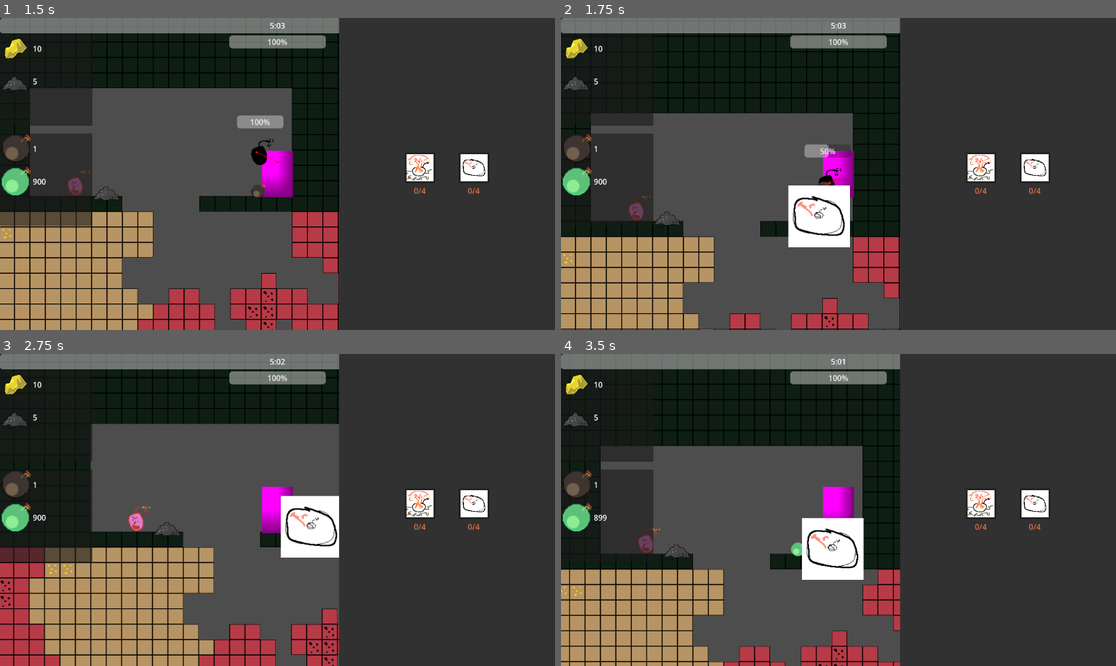
Above: before the commit, frames 1-4 (two rows, left to right).
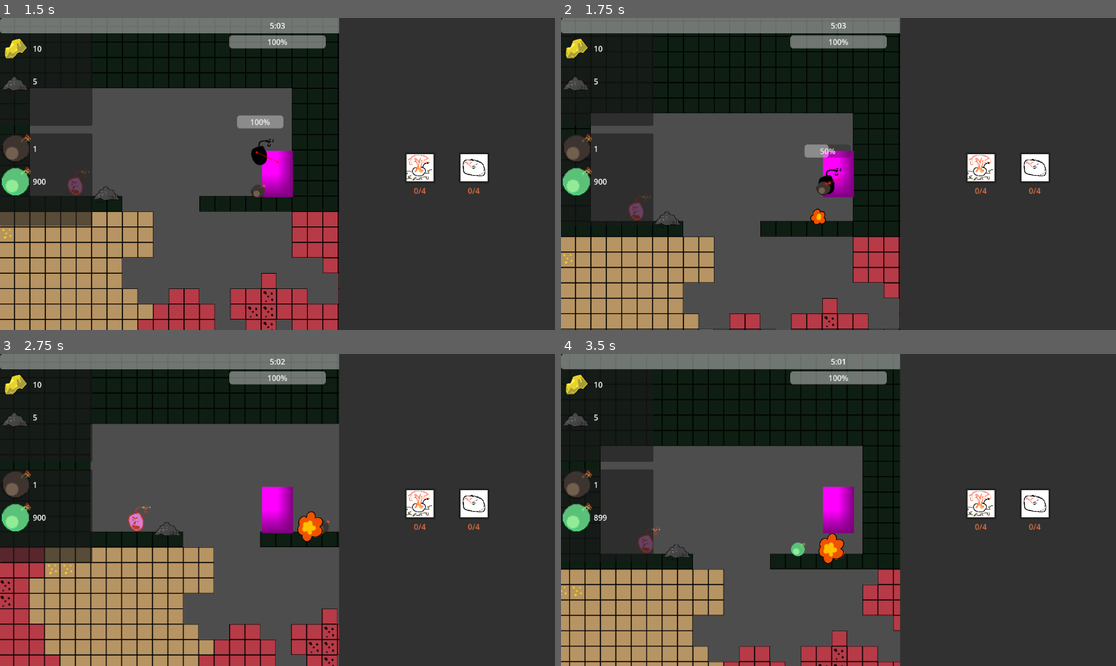
Above: after the commit, the same moments.

Repository: DevFTB/LD57
Game: Godot game, scene res://game.tscn
Two runs of this game, one before a commit and one after it. Both use one fixed random seed, a clock stepped at 60 frames per second and the inputs below. Sound files missing from this copy of the repository are replaced by a short silence.
Inputs (mouse positions are in pixels of both pictures, inside the frame that each line leads up to):
- Up to frame 1 (1.5 s): move the mouse to (399, 158) at 0.52 s; hold D (move_right) from 0.53 s (still down); click (399, 158) at 0.6 s; tap W (jump) at 0.77 s; move the mouse to (166, 189) at 1.27 s; tap E (interact) at 1.35 s
- Up to frame 2 (1.75 s): keep holding D (move_right); tap W (jump) at 1.52 s; click (727, 189) at 1.55 s
- Up to frame 3 (2.75 s): move the mouse to (333, 441) at 2.02 s; release D (move_right) at 2.03 s; hold A (move_left) from 2.03 s (still down); hold 1 (select_bomb_1) from 2.03 s (still down); click (333, 441) at 2.3 s
- Up to frame 4 (3.5 s): move the mouse to (810, 572) at 2.77 s; release A (move_left) at 2.78 s; release 1 (select_bomb_1) at 2.78 s; hold D (move_right) from 2.78 s (still down); tap 2 (select_bomb_2) at 2.85 s; tap W (jump) at 3.02 s; click (810, 572) at 3.05 s

Frame 1 is identical in both runs. In frame 2, 2.2% of the frame differs, in the area x 40-53%, y 53-74%; in frame 3, 2.1%; in frame 4, 2.2%, in the area x 43-55%, y 52-73%.

Commit message:
added new explosion animation

Diff:
--- a/default_bus_layout.tres
+++ /dev/null
@@ -1,9 +0,0 @@
-[gd_resource type="AudioBusLayout" load_steps=0 format=3 uid="uid://ktxyn4sbn8h7"]
-
-[resource]
-bus/1/name = &"Music"
-bus/1/solo = false
-bus/1/mute = false
-bus/1/bypass_fx = false
-bus/1/volume_db = 0.0
-bus/1/send = &"Master"
--- a/entities/throwables/bomb/bomb_explode.gd
+++ b/entities/throwables/bomb/bomb_explode.gd
@@ -1,5 +1,12 @@
 extends AnimatedSprite2D
 
+@export var adjustment: float = 1.0
+const FRAME_SIZE := 512
+
+var radius: float
 func _ready():
+	var scale_factor := radius * 32 / FRAME_SIZE * adjustment
+	scale = Vector2.ONE * scale_factor
 	$AudioStreamPlayer2D.finished.connect(queue_free)
 	$AudioStreamPlayer2D.pitch_scale = randf_range(0.7, 1.3)
+	animation_finished.connect(hide)
--- a/entities/throwables/bomb/bomb_explode.tscn
+++ b/entities/throwables/bomb/bomb_explode.tscn
@@ -1,31 +1,84 @@
-[gd_scene load_steps=6 format=3 uid="uid://briwqk6mcgr80"]
+[gd_scene load_steps=13 format=3 uid="uid://briwqk6mcgr80"]
 
-[ext_resource type="Texture2D" uid="uid://kqpbfn6i6agw" path="res://systems/upgrades/icons/bomb_radius_icon.png" id="1_sjum0"]
-[ext_resource type="Texture2D" uid="uid://nfi4v3bb6elw" path="res://systems/upgrades/icons/bomb_strength.png" id="1_vj4bt"]
+[ext_resource type="Texture2D" uid="uid://742ksqijaejd" path="res://entities/throwables/bomb/explosion.png" id="1_sjum0"]
 [ext_resource type="AudioStream" uid="uid://c800xef1mh8vm" path="res://systems/music_sfx/files/sfx/explosion.wav" id="2_33yin"]
 [ext_resource type="Script" uid="uid://bavlfh8rdvqqv" path="res://entities/throwables/bomb/bomb_explode.gd" id="2_sjum0"]
+
+[sub_resource type="AtlasTexture" id="AtlasTexture_1lo4m"]
+atlas = ExtResource("1_sjum0")
+region = Rect2(0, 0, 512, 512)
+
+[sub_resource type="AtlasTexture" id="AtlasTexture_mde8y"]
+atlas = ExtResource("1_sjum0")
+region = Rect2(512, 0, 512, 512)
+
+[sub_resource type="AtlasTexture" id="AtlasTexture_kn8e3"]
+atlas = ExtResource("1_sjum0")
+region = Rect2(1024, 0, 512, 512)
+
+[sub_resource type="AtlasTexture" id="AtlasTexture_0vdos"]
+atlas = ExtResource("1_sjum0")
+region = Rect2(1536, 0, 512, 512)
+
+[sub_resource type="AtlasTexture" id="AtlasTexture_2ch6x"]
+atlas = ExtResource("1_sjum0")
+region = Rect2(2048, 0, 512, 512)
+
+[sub_resource type="AtlasTexture" id="AtlasTexture_04wjh"]
+atlas = ExtResource("1_sjum0")
+region = Rect2(2560, 0, 512, 512)
+
+[sub_resource type="AtlasTexture" id="AtlasTexture_rtj4e"]
+atlas = ExtResource("1_sjum0")
+region = Rect2(3072, 0, 512, 512)
+
+[sub_resource type="AtlasTexture" id="AtlasTexture_8grp1"]
+atlas = ExtResource("1_sjum0")
+region = Rect2(3584, 0, 512, 512)
 
 [sub_resource type="SpriteFrames" id="SpriteFrames_1lo4m"]
 animations = [{
 "frames": [{
 "duration": 1.0,
-"texture": ExtResource("1_sjum0")
+"texture": SubResource("AtlasTexture_1lo4m")
 }, {
 "duration": 1.0,
-"texture": ExtResource("1_vj4bt")
+"texture": SubResource("AtlasTexture_mde8y")
+}, {
+"duration": 1.0,
+"texture": SubResource("AtlasTexture_kn8e3")
+}, {
+"duration": 1.0,
+"texture": SubResource("AtlasTexture_0vdos")
+}, {
+"duration": 1.0,
+"texture": SubResource("AtlasTexture_2ch6x")
+}, {
+"duration": 1.0,
+"texture": SubResource("AtlasTexture_04wjh")
+}, {
+"duration": 1.0,
+"texture": SubResource("AtlasTexture_rtj4e")
+}, {
+"duration": 1.0,
+"texture": SubResource("AtlasTexture_8grp1")
 }],
 "loop": false,
 "name": &"explode",
-"speed": 5.0
+"speed": 12.0
 }]
 
 [node name="AnimatedSprite2D" type="AnimatedSprite2D"]
 sprite_frames = SubResource("SpriteFrames_1lo4m")
 animation = &"explode"
 autoplay = "explode"
+frame = 7
+frame_progress = 1.0
 script = ExtResource("2_sjum0")
+adjustment = 1.3
 
 [node name="AudioStreamPlayer2D" type="AudioStreamPlayer2D" parent="."]
 stream = ExtResource("2_33yin")
 volume_db = -5.0
 autoplay = true
+bus = &"Sound FX"
--- a/entities/throwables/bomb/throwable_bomb_entity.gd
+++ b/entities/throwables/bomb/throwable_bomb_entity.gd
@@ -34,8 +34,11 @@
 func explode() -> void:
 	exploded.emit()
 	hitbox_component.damage_overlapping_hurtboxes()
+
 	var explosion_animation = explosion_animation_scene.instantiate()
+	explosion_animation.radius = bomb_type.explosion_radius
 	get_tree().get_first_node_in_group("world").add_child(explosion_animation)
+
 	explosion_animation.global_position = global_position
 	queue_free()
 
--- a/project.godot
+++ b/project.godot
@@ -16,7 +16,7 @@
 
 [audio]
 
-buses/default_bus_layout="res://systems/music_sfx/default_bus_layout.tres"
+buses/default_bus_layout="uid://ktxyn4sbn8h7"
 
 [global_group]
 
@@ -81,6 +81,11 @@
 "events": [Object(InputEventKey,"resource_local_to_scene":false,"resource_name":"","device":-1,"window_id":0,"alt_press …(195 unchanged characters)…
 ]
 }
+traverse={
+"deadzone": 0.2,
+"events": [Object(InputEventMouseButton,"resource_local_to_scene":false,"resource_name":"","device":-1,"window_id":0,"alt_pressed":false,"shift_pressed":false,"ctrl_pressed":false,"meta_pressed":false,"button_mask":2,"position":Vector2(98, 10),"global_position":Vector2(107, 56),"factor":1.0,"button_index":2,"canceled":false,"pressed":true,"double_click":false,"script":null)
+]
+}
 
 [layer_names]
 
--- a/systems/music_sfx/default_bus_layout.tres
+++ b/systems/music_sfx/default_bus_layout.tres
@@ -8,7 +8,7 @@
 bus/1/solo = false
 bus/1/mute = false
 bus/1/bypass_fx = false
-bus/1/volume_db = 0.0
+bus/1/volume_db = 0.0672607
 bus/1/send = &"Master"
 bus/2/name = &"Sound FX"
 bus/2/solo = false
--- a/systems/music_sfx/music.tscn
+++ b/systems/music_sfx/music.tscn
@@ -13,9 +13,12 @@
 
 [node name="Depth1" type="AudioStreamPlayer" parent="."]
 stream = ExtResource("2_gubim")
+bus = &"Music"
 
 [node name="Depth2" type="AudioStreamPlayer" parent="."]
 stream = ExtResource("3_qo2mo")
+bus = &"Music"
 
 [node name="Depth3" type="AudioStreamPlayer" parent="."]
 stream = ExtResource("4_n06wh")
+bus = &"Music"
Binary file added: entities/throwables/bomb/explosion.png
Not shown, added: entities/throwables/bomb/explosion.png.import
